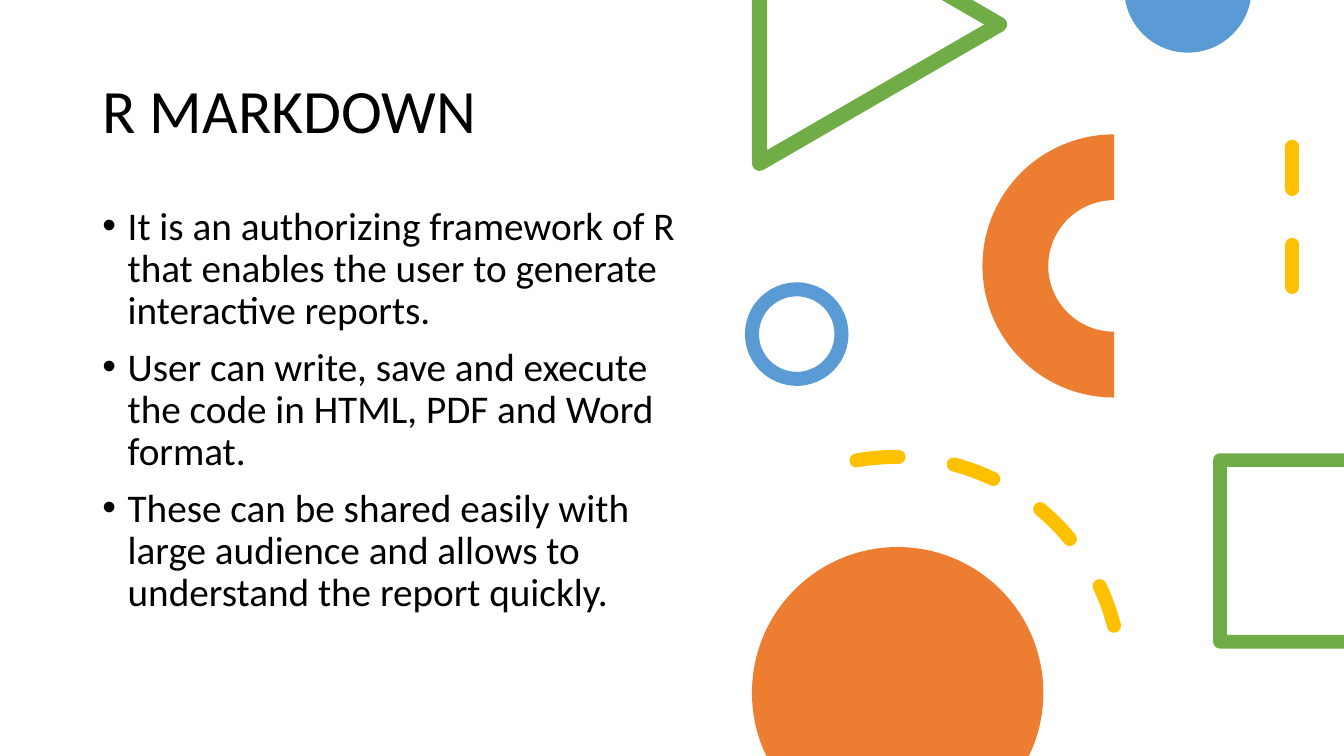
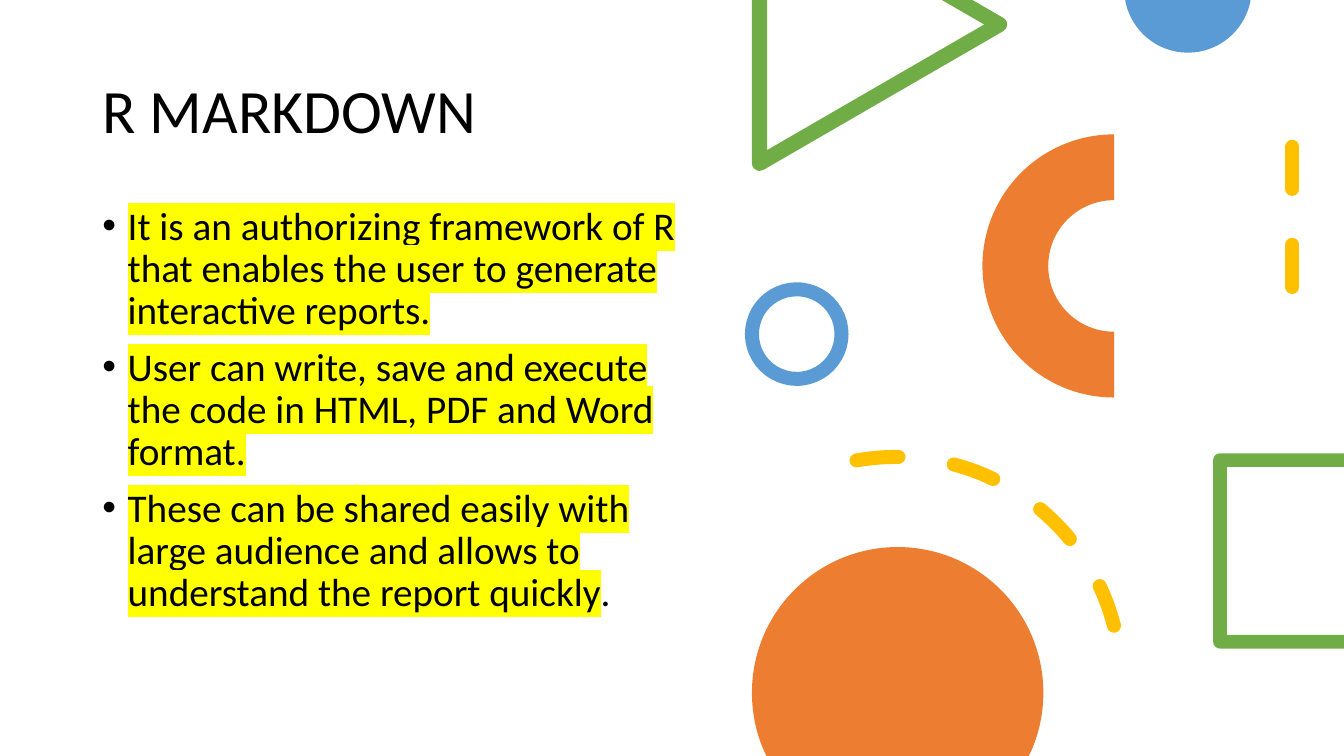
Before and after one commit to amandajcole/DasaWorkshops, a slide deck: slide 9 of Workshop 1 - Intro to R.pptx (slide 7 before the commit). Drawn at 1344x756 pixels with LibreOffice and Linux fonts; fonts in the diff are those of the drawing. Boxes give left, top, right and bottom in pixels: in the first picture for what was removed or moved away, otherwise in the second. Text is boxed around its words. In the diff, an @@ line names an element or a change of style, - is before the commit and + after.

```diff
--- a/Workshop 1 - Intro to R.pptx
+++ b/Workshop 1 - Intro to R.pptx
@@ text "It is an authorizing framework ..." at <box>128,212,674,617</box>: highlight none to #FFFF00 @@
```
Also in this commit, not shown: 1 other slide changed, 3 slides added, 1 slide removed, 2 other files.
